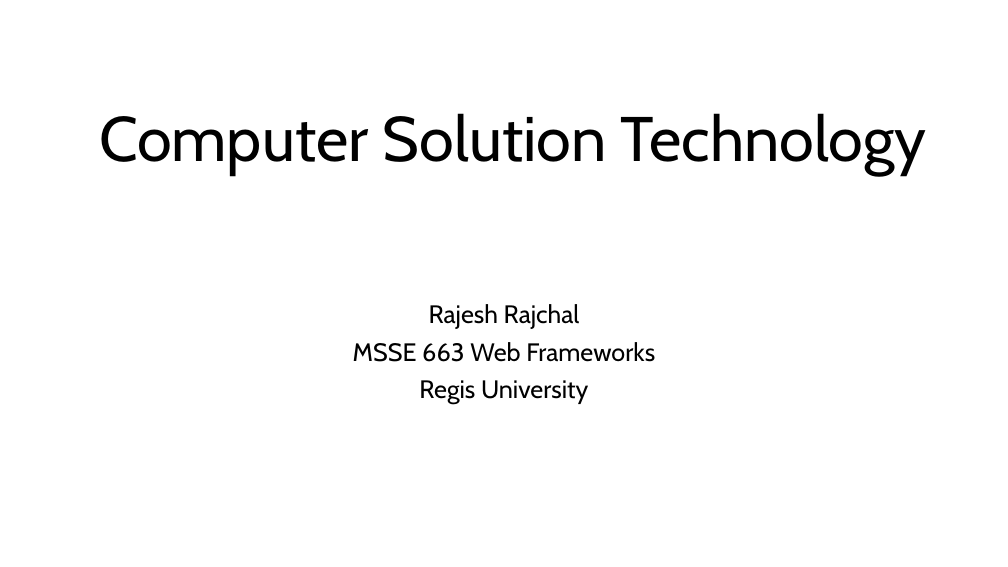
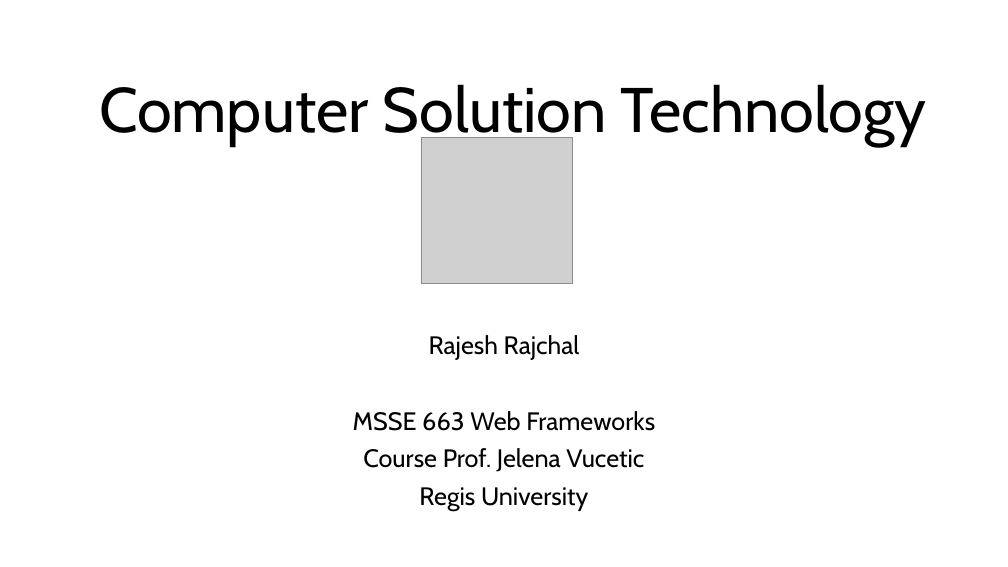
Before and after one commit to rrajchal/MSSE663WebFrameworks, a slide deck: slide 1 of finalProject/Software Solution Technology Presentation.pptx. Drawn at 1008x567 pixels with LibreOffice and Linux fonts; fonts in the diff are those of the drawing; grey boxes stand for pictures; background and template pictures are left out. Boxes give left, top, right and bottom in pixels: in the first picture for what was removed or moved away, otherwise in the second. Text is boxed around its words. In the diff, an @@ line names an element or a change of style, - is before the commit and + after.

```diff
--- a/finalProject/Software Solution Technology Presentation.pptx
+++ b/finalProject/Software Solution Technology Presentation.pptx
@@ title "Computer Solution Technology": place and size @@
-title "Computer Solution Technology" at [99, 113, 927, 175]
+title "Computer Solution Technology" at [99, 84, 927, 146]
@@ picture added at [421, 138, 572, 284] @@
@@ subtitle "Rajesh Rajchal": place and size @@
-subtitle "Rajesh Rajchal" at [353, 304, 655, 404]
+subtitle "Rajesh Rajchal" at [353, 335, 655, 511]
@@ subtitle at [363, 448, 644, 472]: paragraph added @@
+Course Prof. Jelena Vucetic
```
Also in this commit, not shown: 1 other file.
